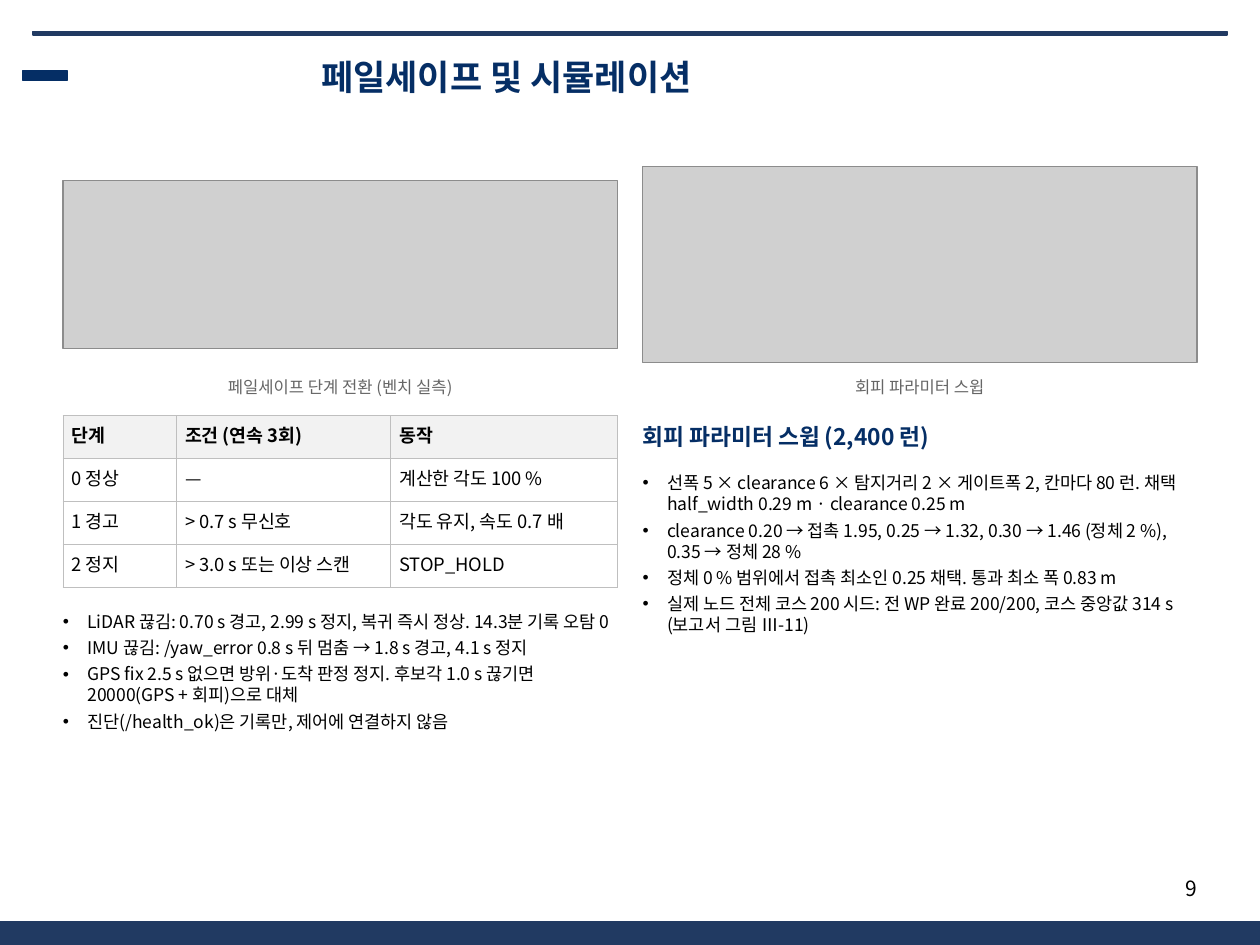
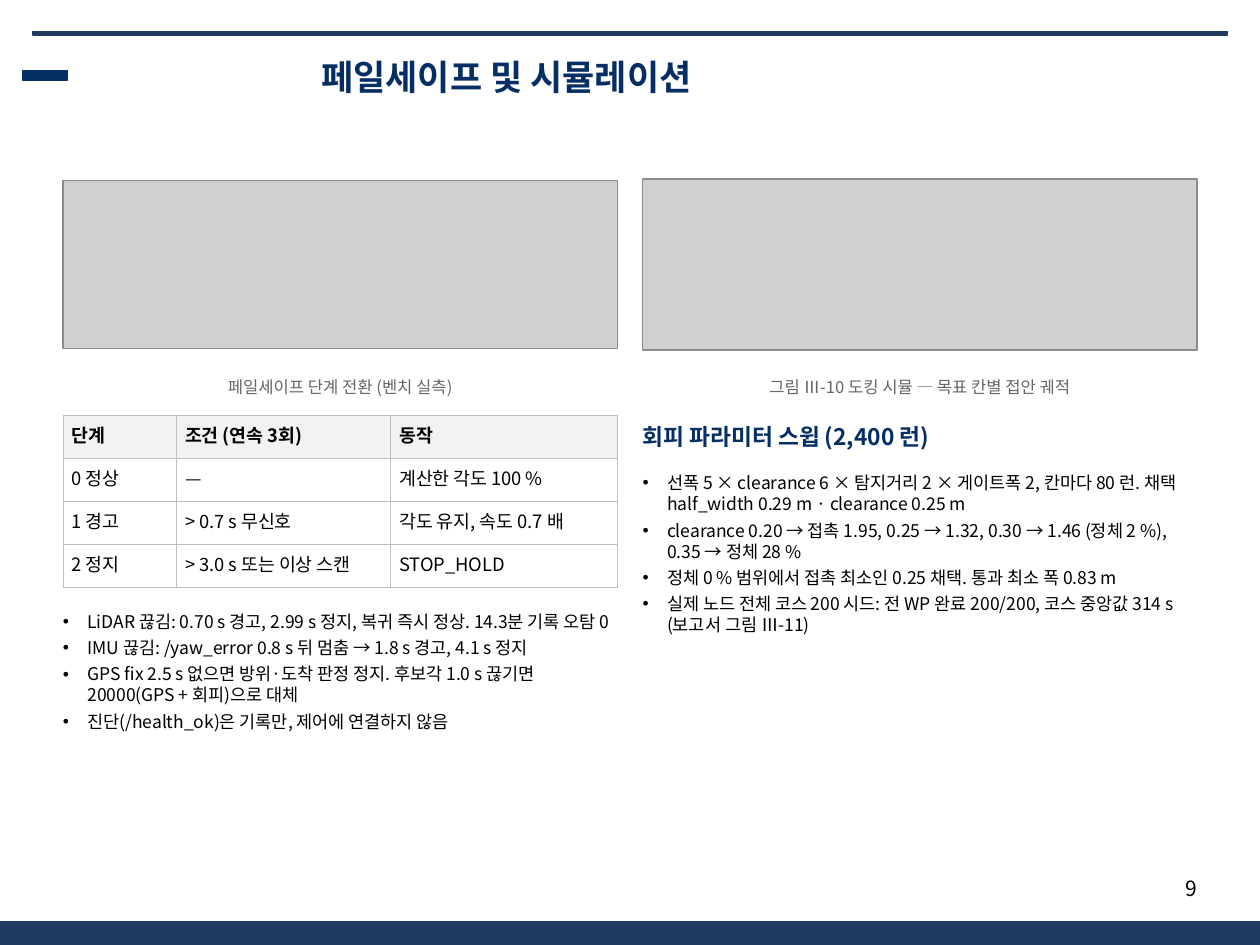
Before and after one commit to unmatsutake377-rgb/ros2_ws, a slide deck: slide 9 of docs/전달용/보고서_분담/발표자료_SSF_B.pptx. Drawn at 1260x945 pixels with LibreOffice and Linux fonts; fonts in the diff are those of the drawing; grey boxes stand for pictures; background and template pictures are left out. Boxes give left, top, right and bottom in pixels: in the first picture for what was removed or moved away, otherwise in the second. Text is boxed around its words. In the diff, an @@ line names an element or a change of style, - is before the commit and + after.

```diff
--- a/docs/전달용/보고서_분담/발표자료_SSF_B.pptx
+++ b/docs/전달용/보고서_분담/발표자료_SSF_B.pptx
@@ picture: place and size @@
-picture at (643, 166, 1197, 363)
+picture at (643, 179, 1197, 350)
@@ text at (769, 379, 1071, 395): text changed @@
-회피 파라미터 스윕
+그림 Ⅲ-10 도킹 시뮬 — 목표 칸별 접안 궤적
```
Also in this commit, not shown: 2 other slides changed, 7 other files.
